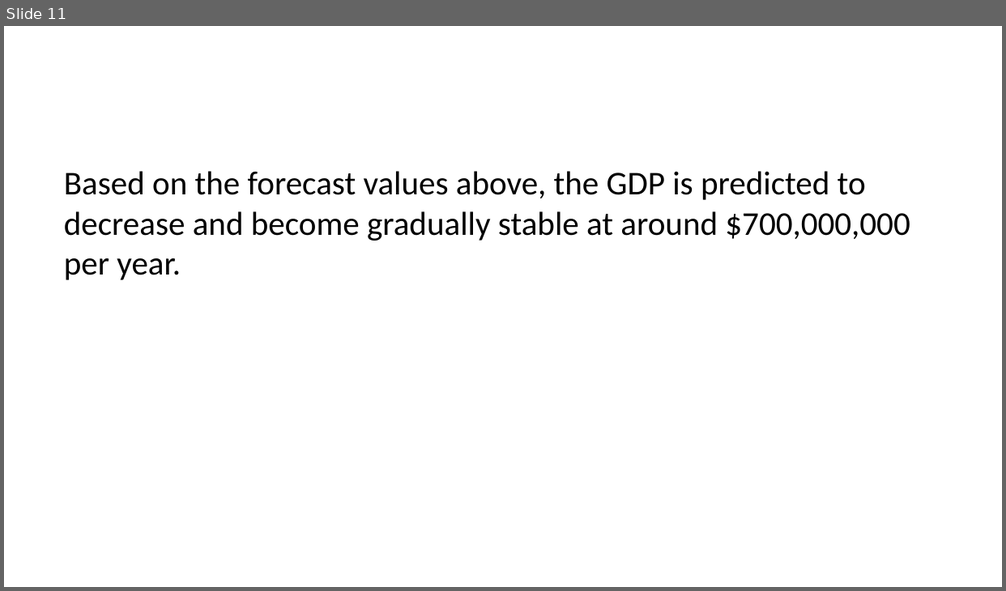
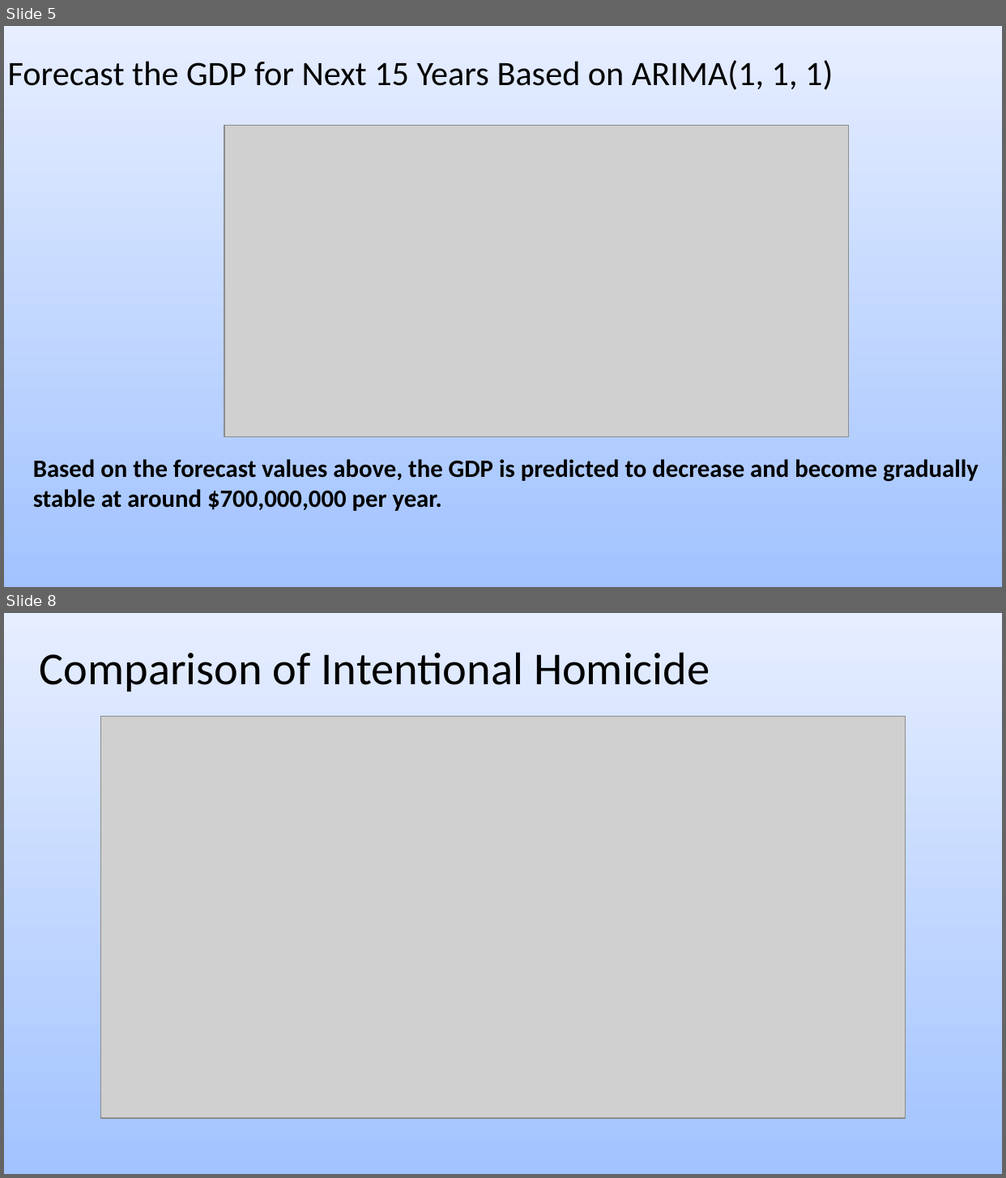
Before and after one commit to msspprojects/615finalproject, a slide deck: 615final2.pptx. Shown one above the other, each under a label of ours: slide 11 before the commit, slides 5 and 8 after it; the slides between them are not shown. The pictures are 1006x591 and 1006x1178 pixels, drawn with LibreOffice and Linux fonts; fonts in the diff are those of the drawing; grey boxes stand for pictures. Boxes give left, top, right and bottom in pixels: in the first picture for what was removed or moved away, otherwise in the second. Text is boxed around its words. In the diff, an @@ line names an element or a change of style, - is before the commit and + after.

```diff
--- a/615final2.pptx
+++ b/615final2.pptx
@@ slide 8 added at box(4, 613, 1002, 1174), background gradient #A2C3FF to #E6EEFF @@
@@ text added at box(40, 652, 710, 692), 33 pt, text #000000 @@
+Comparison of Intentional Homicide
@@ picture added at box(101, 717, 905, 1119) @@
@@ what was slide 11 is now slide 5 @@
@@ slide 5 changed as well @@
@@ background #FFFFFF to gradient #A2C3FF to #E6EEFF @@
@@ text added at box(8, 60, 833, 90), 24.8 pt, text #000000 @@
+Forecast the GDP for Next 15 Years Based on ARIMA(1, 1, 1)
@@ picture added at box(224, 125, 848, 437) @@
@@ text "Based on the forecast values ...": place and size @@
-text "Based on the forecast values ..." at box(64, 171, 910, 280)
+text "Based on the forecast values ..." at box(33, 459, 978, 511)
@@ text "Based on the forecast values ..." at box(33, 459, 978, 511): size 24 to 18 pt, bold on @@
```
Also in this commit, not shown: 1 other slide changed, 7 other slides added, 9 slides removed, 7 other files.
